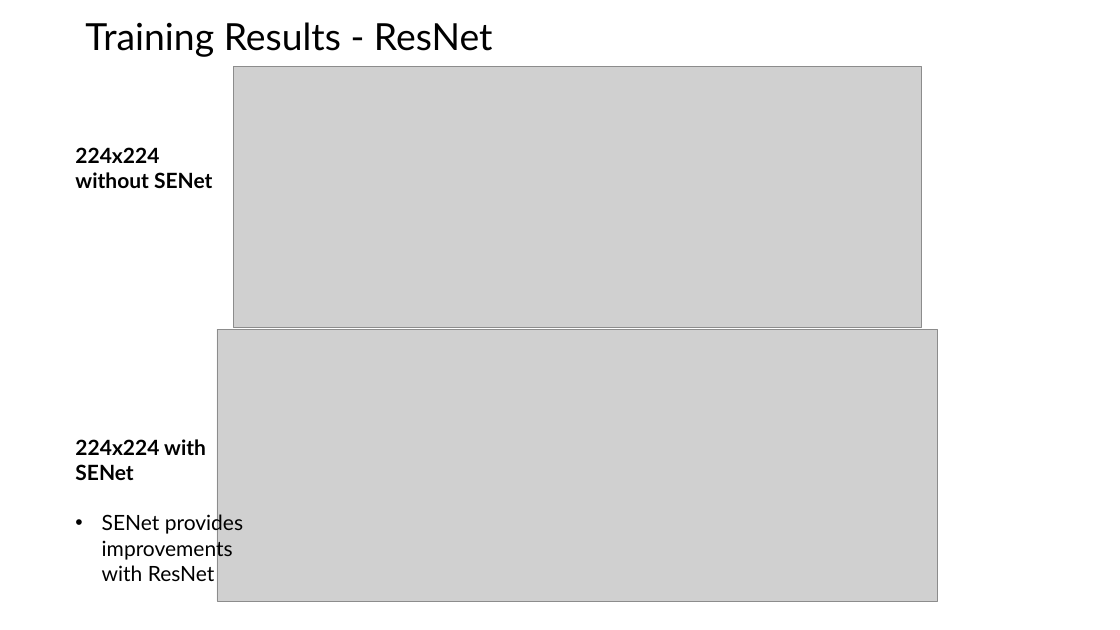
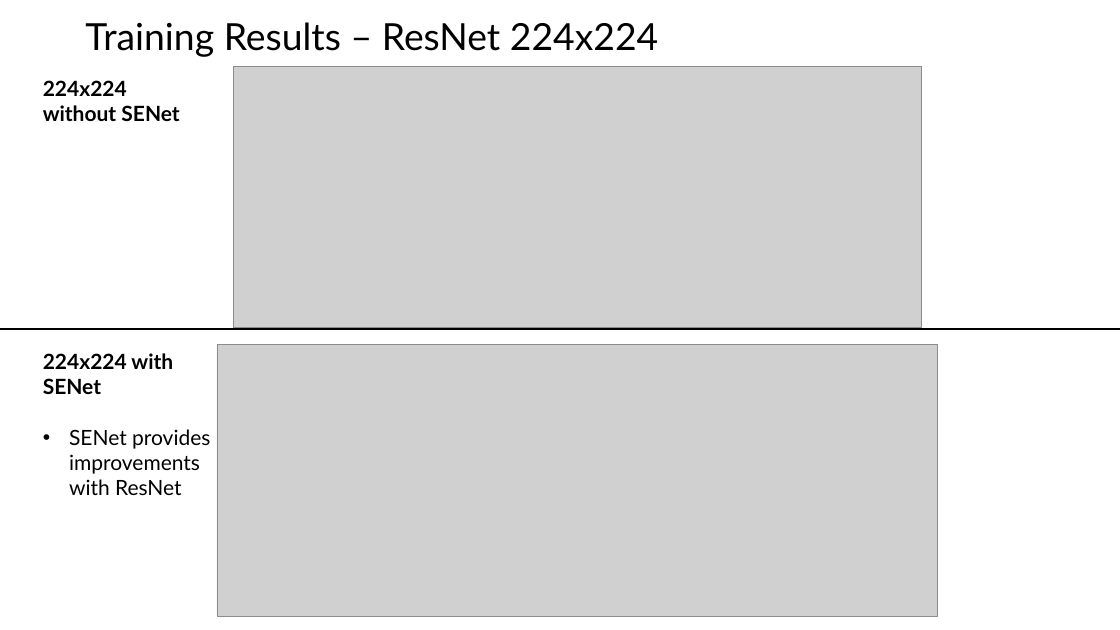
Before and after one commit to DsMouChao/DSCPproject, a slide deck: slide 9 of presentation.pptx (slide 10 before the commit). Drawn at 1120x630 pixels with LibreOffice and Linux fonts; fonts in the diff are those of the drawing; grey boxes stand for pictures. Boxes give left, top, right and bottom in pixels: in the first picture for what was removed or moved away, otherwise in the second. Text is boxed around its words. In the diff, an @@ line names an element or a change of style, - is before the commit and + after.

```diff
--- a/presentation.pptx
+++ b/presentation.pptx
@@ title at (x1=85, y1=22, x2=659, y2=57): text changed @@
-Training Results - ResNet
+Training Results – ResNet 224x224
@@ text "224x224 without SENet" moved from (x1=75, y1=147, x2=212, y2=188) to (x1=43, y1=80, x2=179, y2=121) @@
@@ line added from (0, 329) to (1120, 329), #000000 1.5 pt @@
@@ text "224x224 with SENet" moved from (x1=75, y1=439, x2=243, y2=581) to (x1=43, y1=353, x2=210, y2=495) @@
@@ picture moved from (x1=217, y1=329, x2=938, y2=602) to (x1=217, y1=344, x2=938, y2=617) @@
```
Also in this commit, not shown: 2 other slides changed, 1 slide removed.
